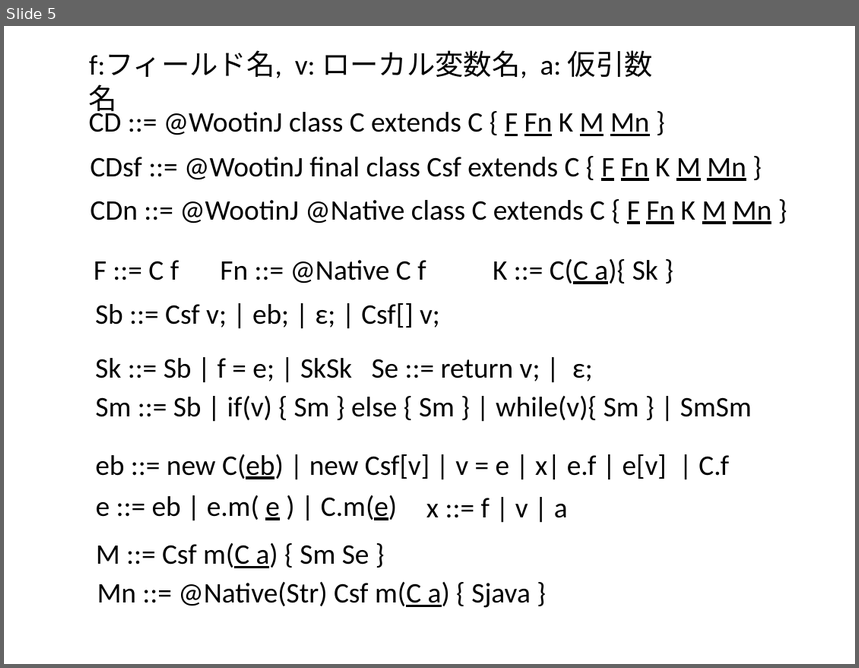
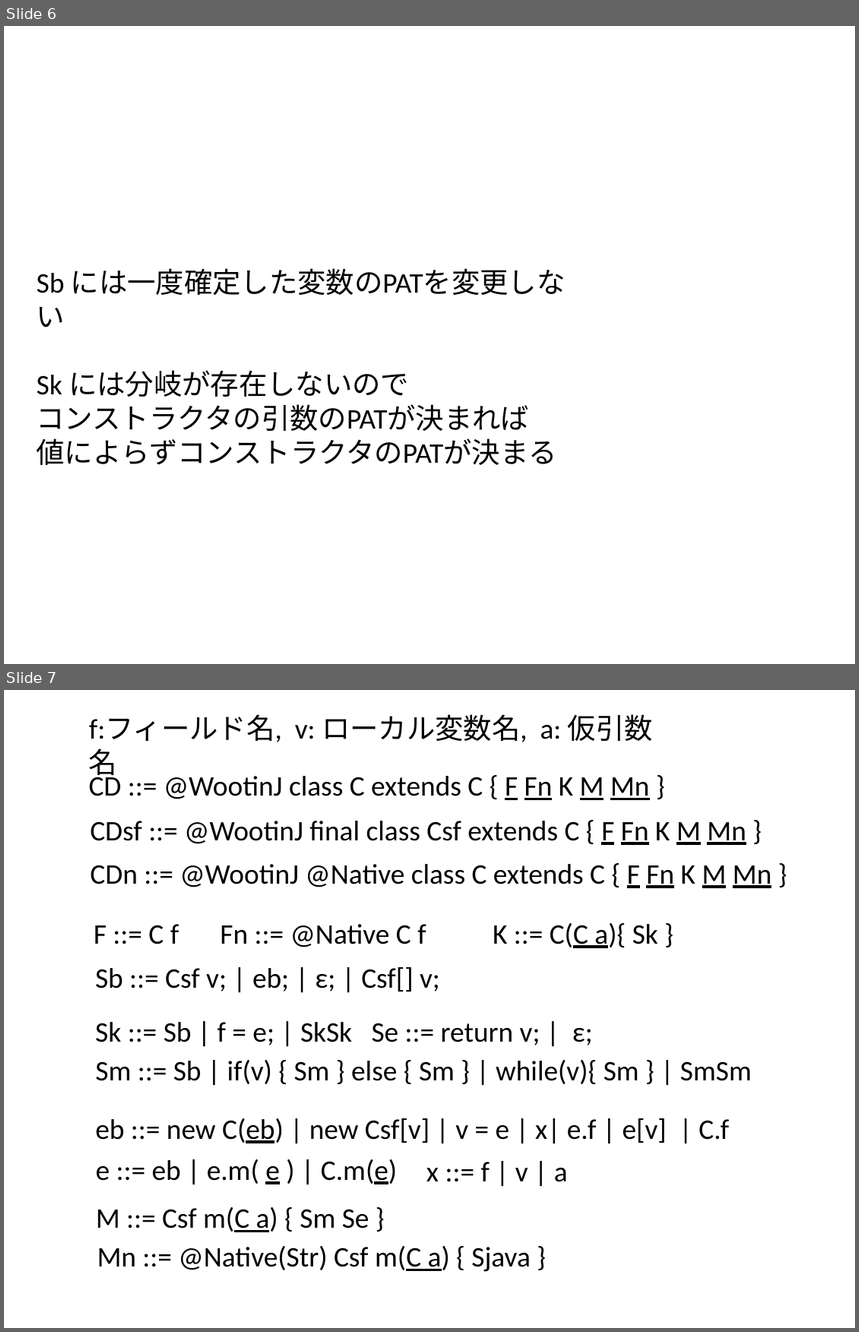
Before and after one commit to kikaineko/misc, a slide deck: study/draft/keisikika.pptx. Shown one above the other, each under a label of ours: slide 5 before the commit, slides 6 and 7 after it. The pictures are 859x668 and 859x1332 pixels, drawn with LibreOffice and Linux fonts; fonts in the diff are those of the drawing. Boxes give left, top, right and bottom in pixels: in the first picture for what was removed or moved away, otherwise in the second. Text is boxed around its words. In the diff, an @@ line names an element or a change of style, - is before the commit and + after.

```diff
--- a/study/draft/keisikika.pptx
+++ b/study/draft/keisikika.pptx
@@ slide 6 added at (4, 26, 855, 664), background #FFFFFF @@
@@ text added at (37, 268, 566, 465), 24 pt, text #000000 @@
+Sb には一度確定した変数のPATを変更しない
+Sk には分岐が存在しないので
+コンストラクタの引数のPATが決まれば
+値によらずコンストラクタのPATが決まる
@@ what was slide 5 is now slide 7 @@
```
Also in this commit, not shown: 2 slides changed, 2 other slides added, 1 slide removed.
